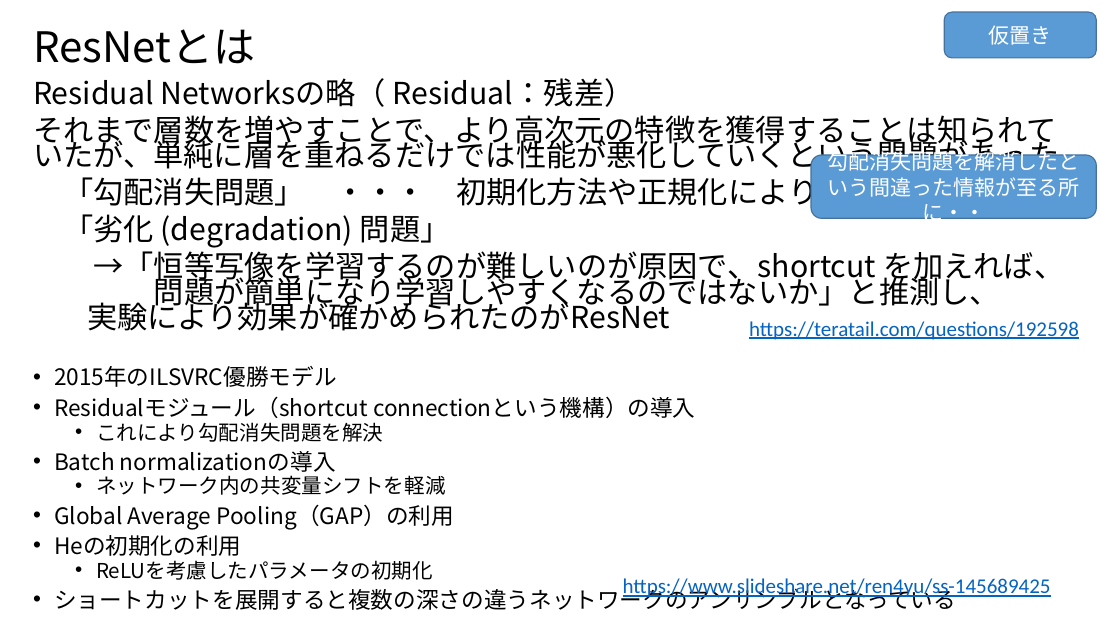
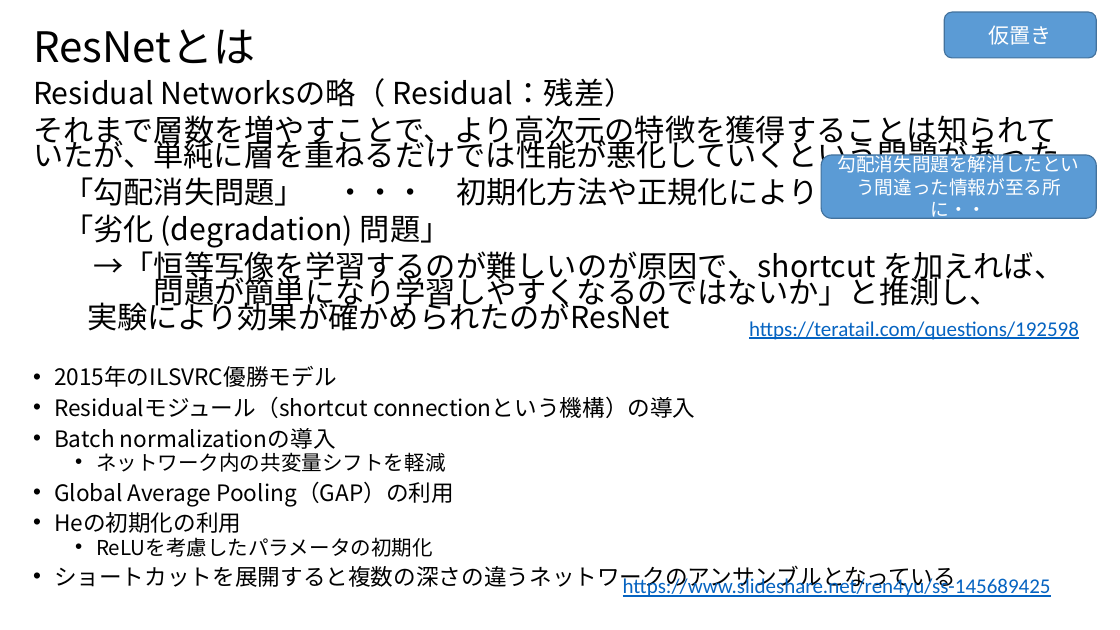
Before and after one commit to topse2019-kaggle/team, a slide deck: slide 6 of hirakawa/20191223/ResNet等整理.pptx. Drawn at 1120x630 pixels with LibreOffice and Linux fonts; fonts in the diff are those of the drawing. Boxes give left, top, right and bottom in pixels: in the first picture for what was removed or moved away, otherwise in the second. Text is boxed around its words. In the diff, an @@ line names an element or a change of style, - is before the commit and + after.

```diff
--- a/hirakawa/20191223/ResNet等整理.pptx
+++ b/hirakawa/20191223/ResNet等整理.pptx
@@ rounded rectangle "勾配消失問題を解消したという間違った情報が至る所に・・" resized from (x1=812, y1=155, x2=1097, y2=218) to (x1=822, y1=155, x2=1097, y2=218) @@
@@ rounded rectangle "勾配消失問題を解消したという間違った情報が至る所に・・" at (x1=822, y1=155, x2=1097, y2=218): size 18 to 16 pt @@
@@ text at (x1=96, y1=422, x2=383, y2=442): paragraph removed @@
-  • これにより勾配消失問題を解決
```
Also in this commit, not shown: 3 other slides changed, 1 slide added, 1 slide removed.
